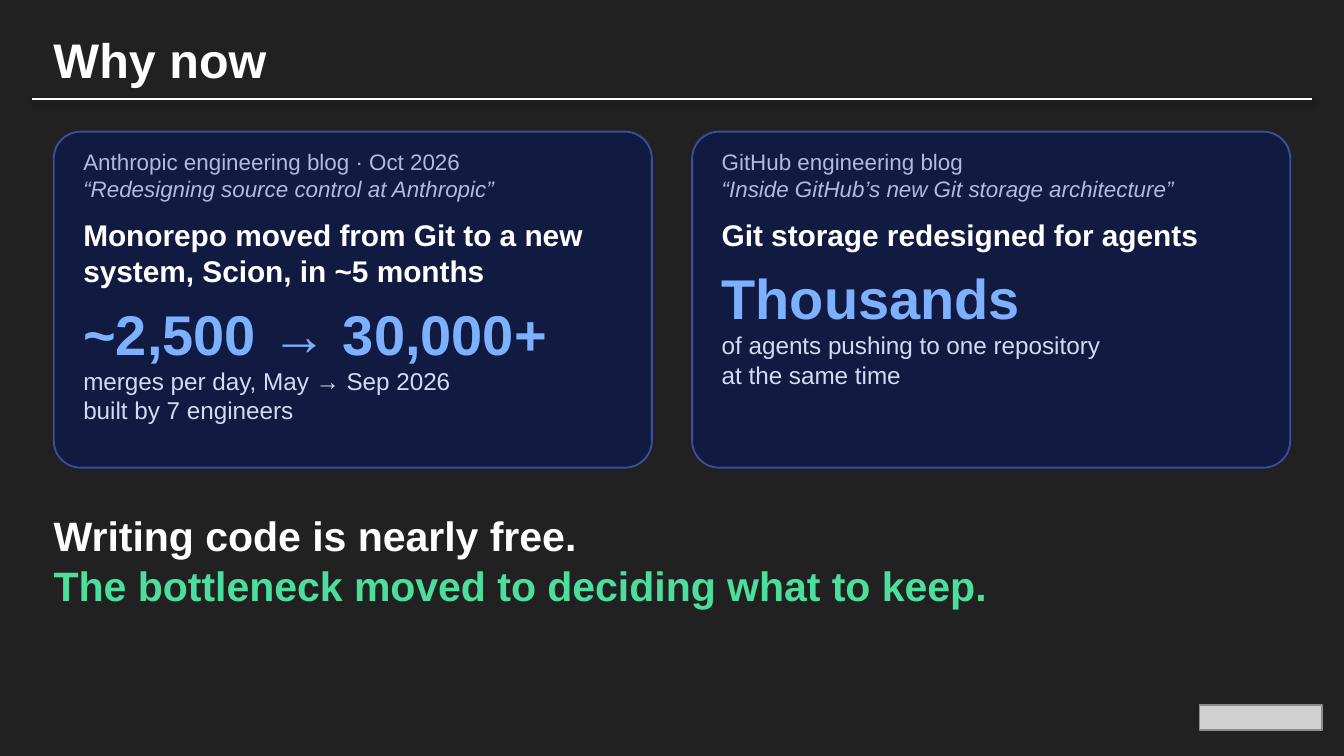
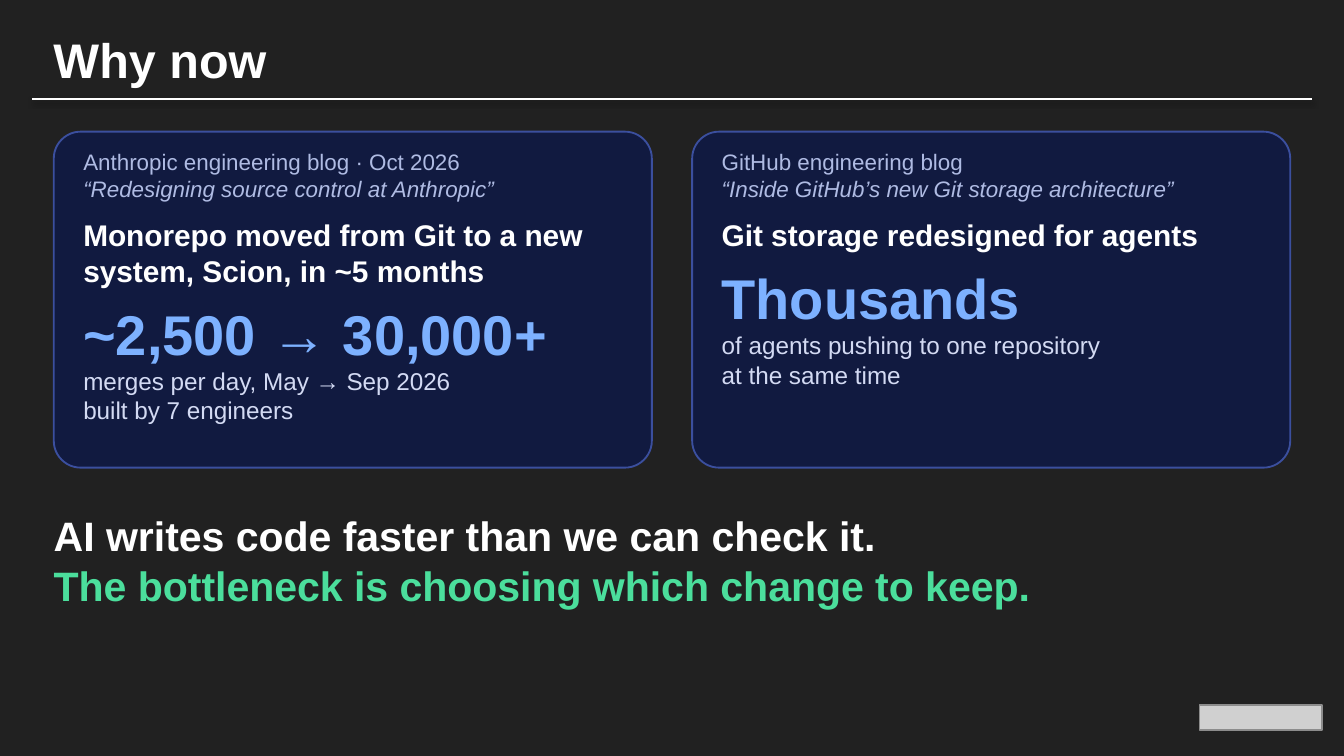
Before and after one commit to 0xtkey256/everett, a slide deck: slide 2 of deck/Everett.pptx. Drawn at 1344x756 pixels with LibreOffice and Linux fonts; fonts in the diff are those of the drawing; grey boxes stand for pictures; background and template pictures are left out. Boxes give left, top, right and bottom in pixels: in the first picture for what was removed or moved away, otherwise in the second. Text is boxed around its words. In the diff, an @@ line names an element or a change of style, - is before the commit and + after.

```diff
--- a/deck/Everett.pptx
+++ b/deck/Everett.pptx
@@ text at (54,521,1030,609): text changed @@
-Writing code is nearly free.
-The bottleneck moved to deciding what to keep.
+AI writes code faster than we can check it.
+The bottleneck is choosing which change to keep.
```
Also in this commit, not shown: 5 other slides changed, 1 slide added, 1 slide removed, 2 other files.
